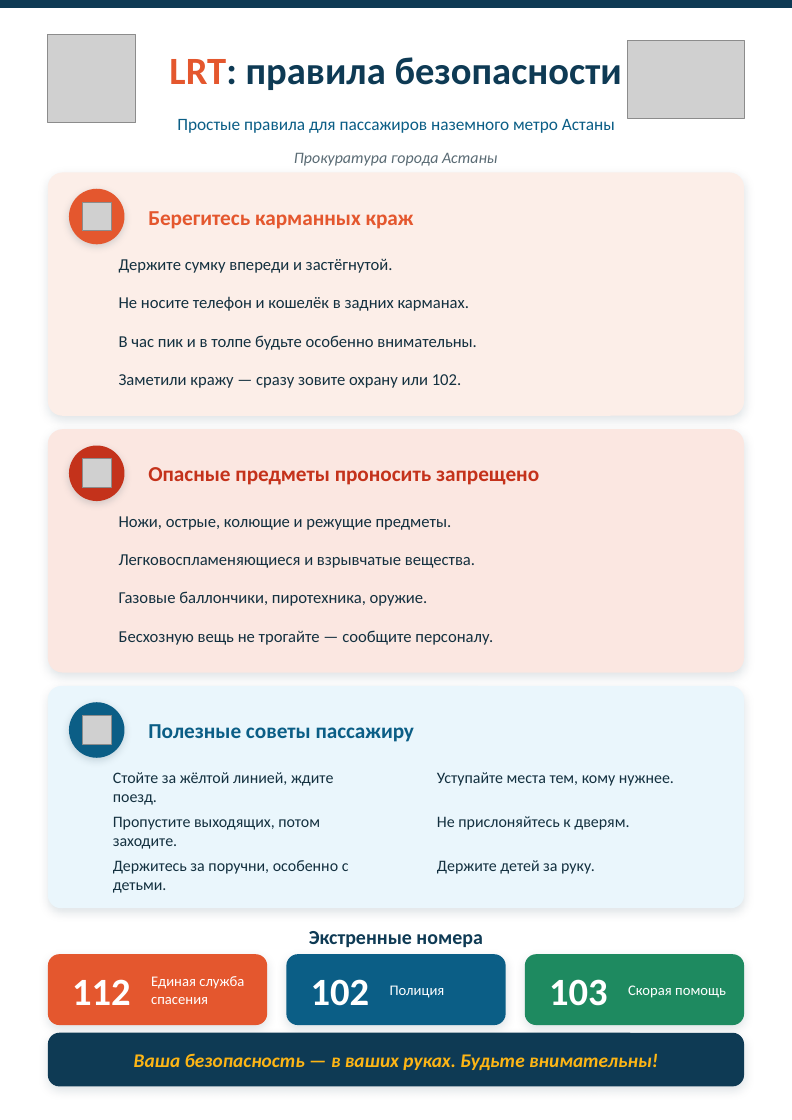
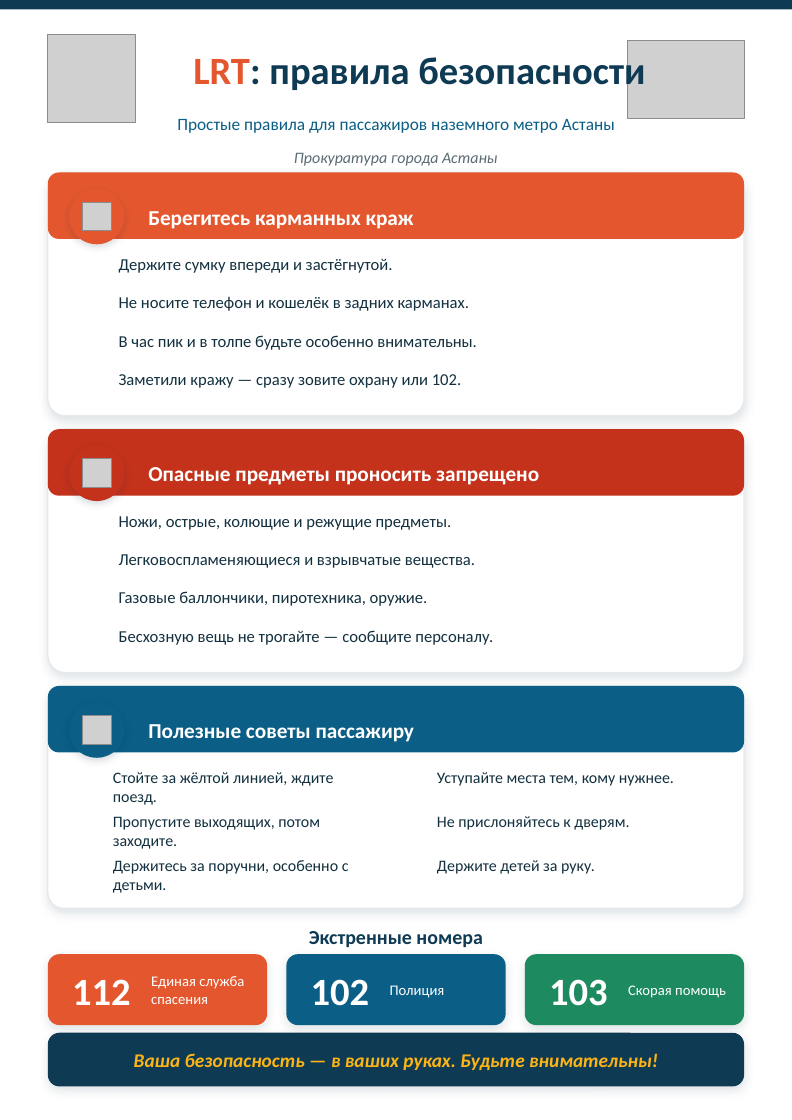
Before and after one commit to aoobakirov/board-presentation, a slide deck: slide 1 of lrt-poster/LRT_safety_poster_FINAL.pptx. Drawn at 792x1120 pixels with LibreOffice and Linux fonts; fonts in the diff are those of the drawing; grey boxes stand for pictures; background and template pictures are left out. Boxes give left, top, right and bottom in pixels: in the first picture for what was removed or moved away, otherwise in the second. Text is boxed around its words. In the diff, an @@ line names an element or a change of style, - is before the commit and + after.

```diff
--- a/lrt-poster/LRT_safety_poster_FINAL.pptx
+++ b/lrt-poster/LRT_safety_poster_FINAL.pptx
@@ text "LRT: правила безопасности" rewrapped from (169,57,622,90) to (193,52,645,94) @@
@@ rounded rectangle at (48,172,744,416): fill #FCEEE8 to #FFFFFF; outline none to #E5E9ED 1 pt; proportions changed @@
@@ rounded rectangle added at (48,172,744,238), fill #E4572E @@
@@ text "Берегитесь карманных краж" at (148,211,414,229): text colour #E4572E to #FFFFFF @@
@@ rounded rectangle at (48,429,744,672): fill #FBE7E1 to #FFFFFF; outline none to #E5E9ED 1 pt; proportions changed @@
@@ rounded rectangle added at (48,429,744,495), fill #C4321B @@
@@ text "Опасные предметы проносить запрещено" at (148,467,539,485): text colour #C4321B to #FFFFFF @@
@@ rounded rectangle at (48,686,744,908): fill #EAF6FC to #FFFFFF; outline none to #E5E9ED 1 pt; proportions changed @@
@@ rounded rectangle added at (48,686,744,752), fill #0B5E86 @@
@@ text "Полезные советы пассажиру" at (148,724,414,742): text colour #0B5E86 to #FFFFFF @@
```
Also in this commit, not shown: 1 other slide changed, 3 other files.
